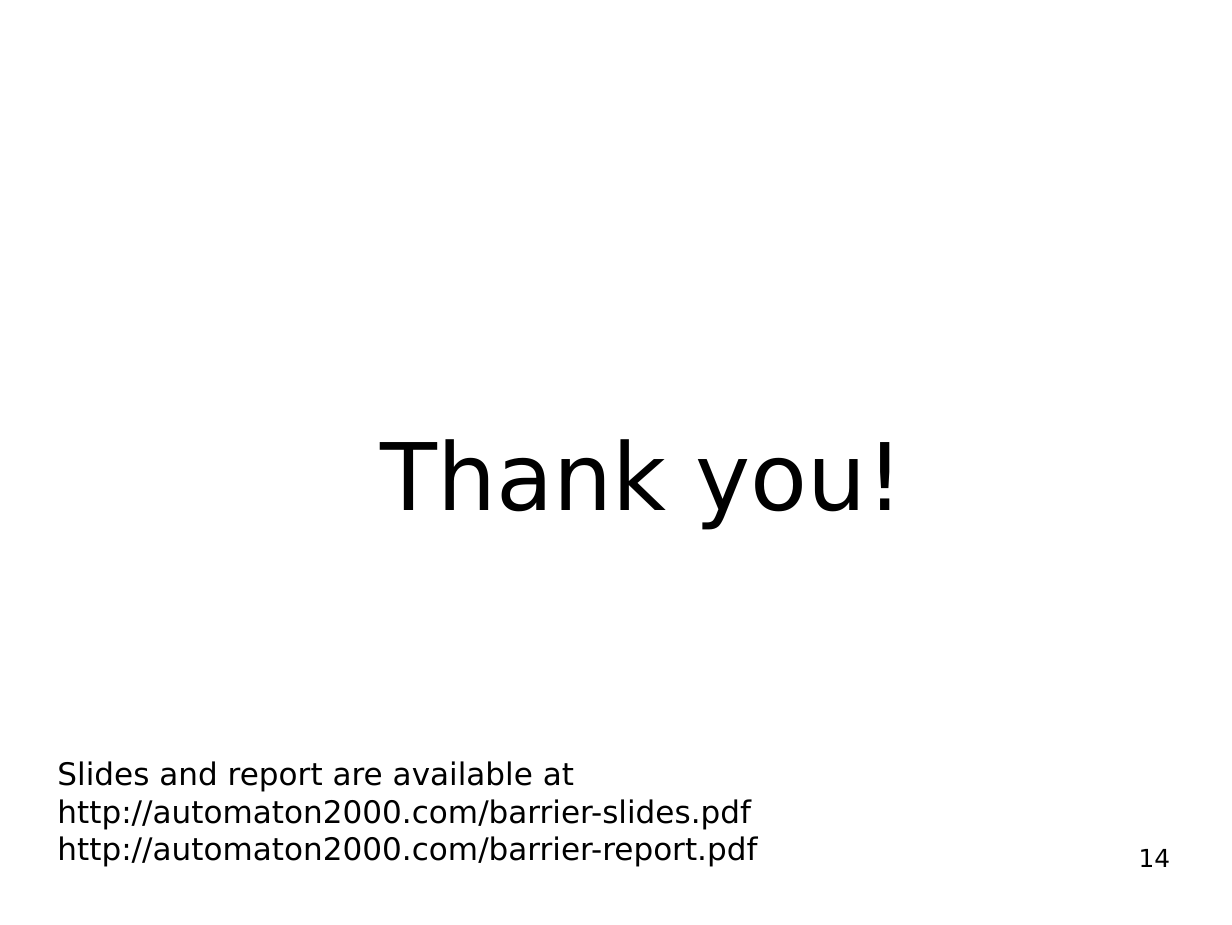
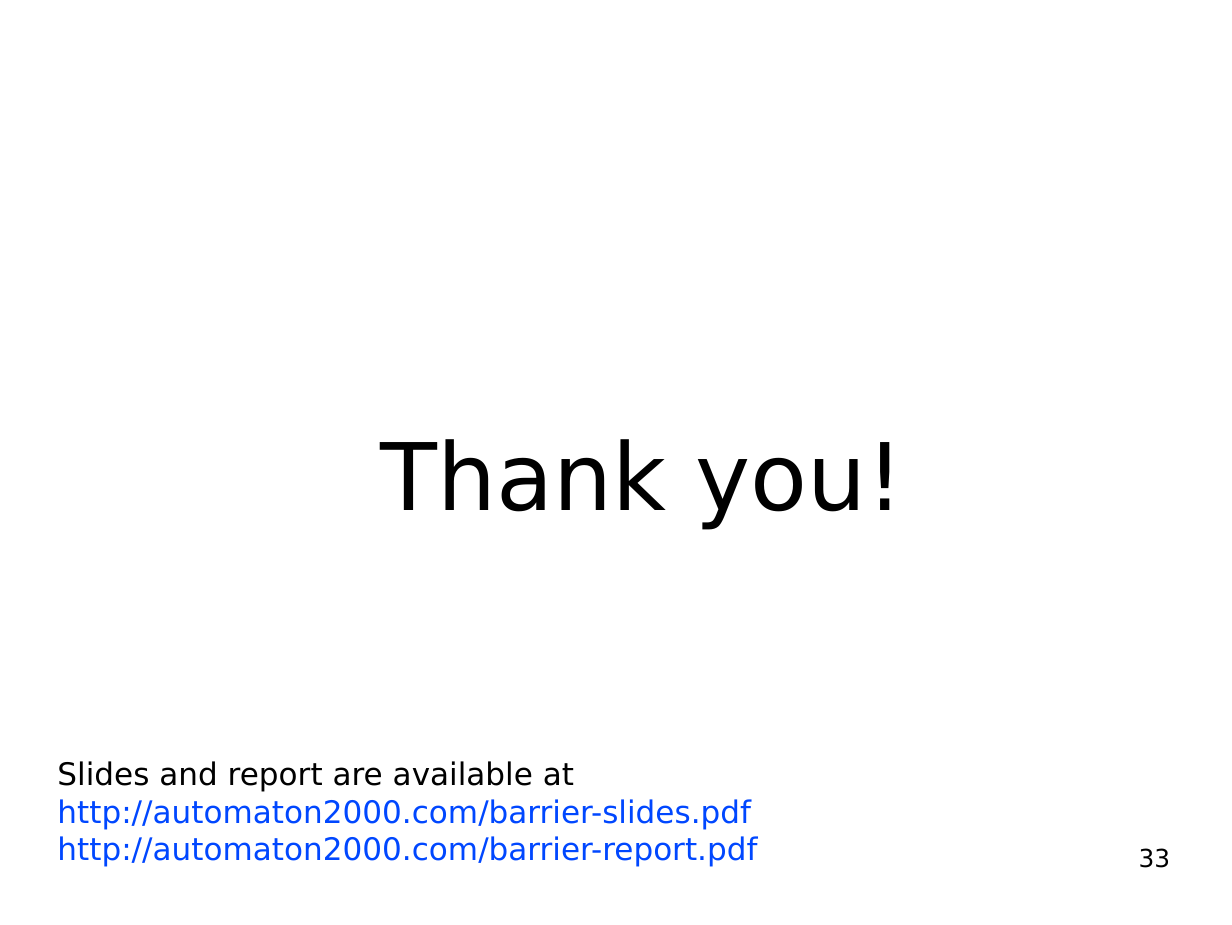
Before and after one commit to hydroo/minor-thesis-barriers, a slide deck: slide 33 of presentation/slides.odp (slide 14 before the commit). Drawn at 1232x925 pixels with LibreOffice and Linux fonts; fonts in the diff are those of the drawing. Boxes give left, top, right and bottom in pixels: in the first picture for what was removed or moved away, otherwise in the second. Text is boxed around its words. In the diff, an @@ line names an element or a change of style, - is before the commit and + after.

```diff
--- a/presentation/slides.odp
+++ b/presentation/slides.odp
@@ text at bbox=[57, 799, 757, 867]: text colour #000000 to #0047FF in "http://automaton2000.com/barrier-slides.pdf", "http://automaton2000.com/barrier-report.pdf" @@
@@ page number at bbox=[1139, 848, 1171, 868]: text changed @@
-14
+33
```
Also in this commit, not shown: 3 other slides changed, 20 slides added, 1 slide removed, 12 other files.
